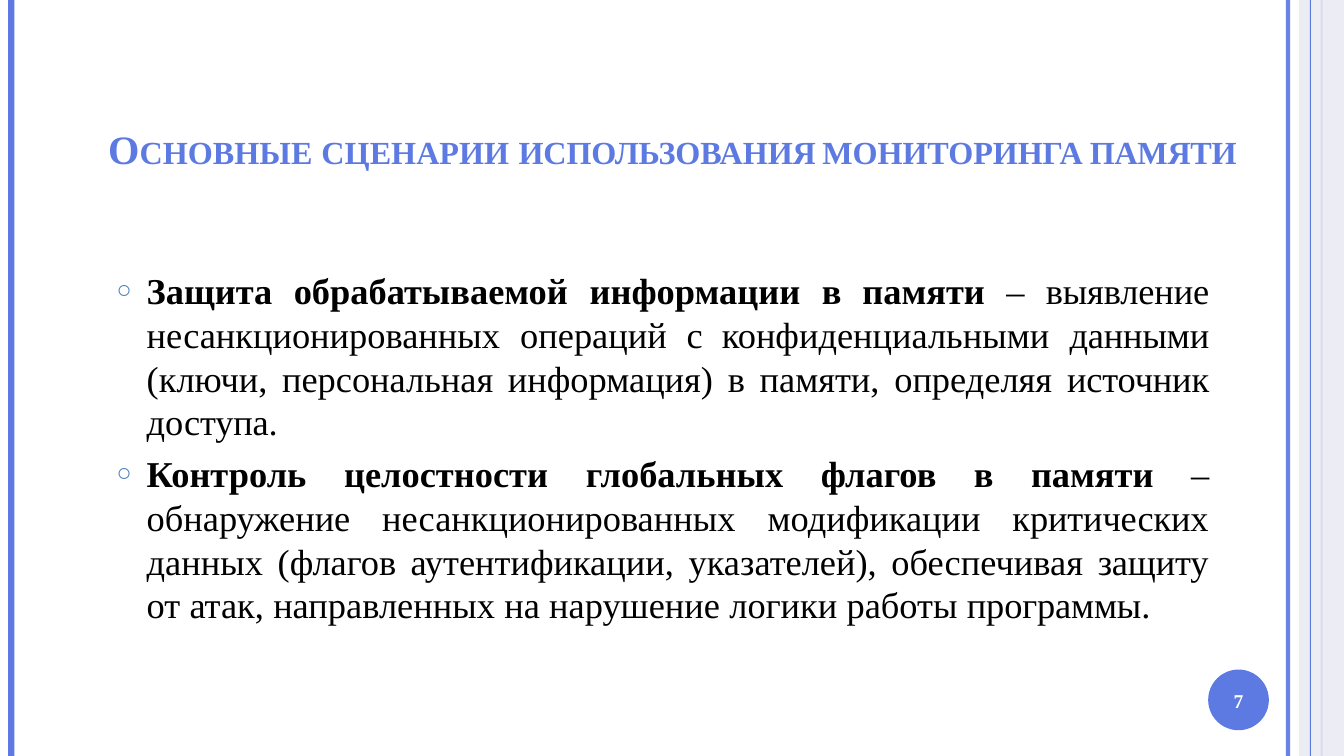
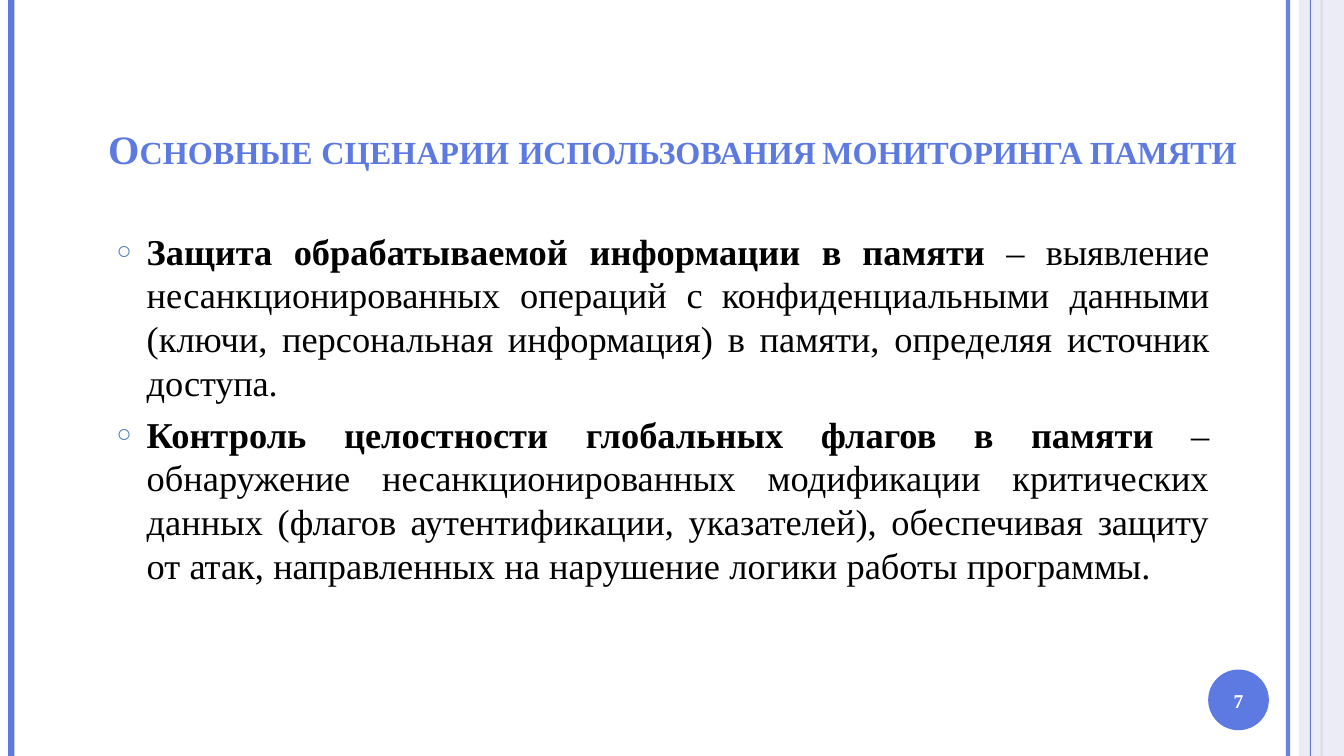
Before and after one commit to HotHeadd/nir_mephi, a slide deck: slide 7 of part2/Презентация.pptx. Drawn at 1344x756 pixels with LibreOffice and Linux fonts; fonts in the diff are those of the drawing; background and template pictures are left out. Boxes give left, top, right and bottom in pixels: in the first picture for what was removed or moved away, otherwise in the second. Text is boxed around its words. In the diff, an @@ line names an element or a change of style, - is before the commit and + after.

```diff
--- a/part2/Презентация.pptx
+++ b/part2/Презентация.pptx
@@ text "Защита обрабатываемой информации в памяти ..." moved from (x1=147, y1=278, x2=1210, y2=625) to (x1=147, y1=239, x2=1210, y2=586) @@
```
Also in this commit, not shown: 1 other slide changed, 6 slides added, 4 slides removed, 32 other files.
